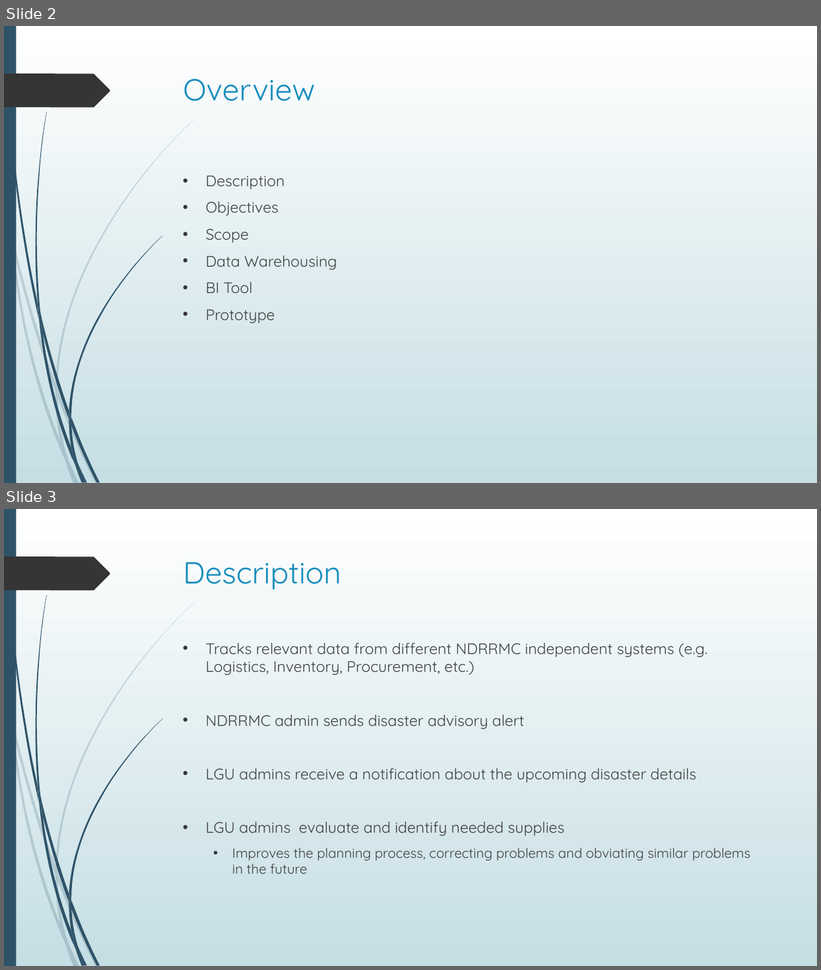
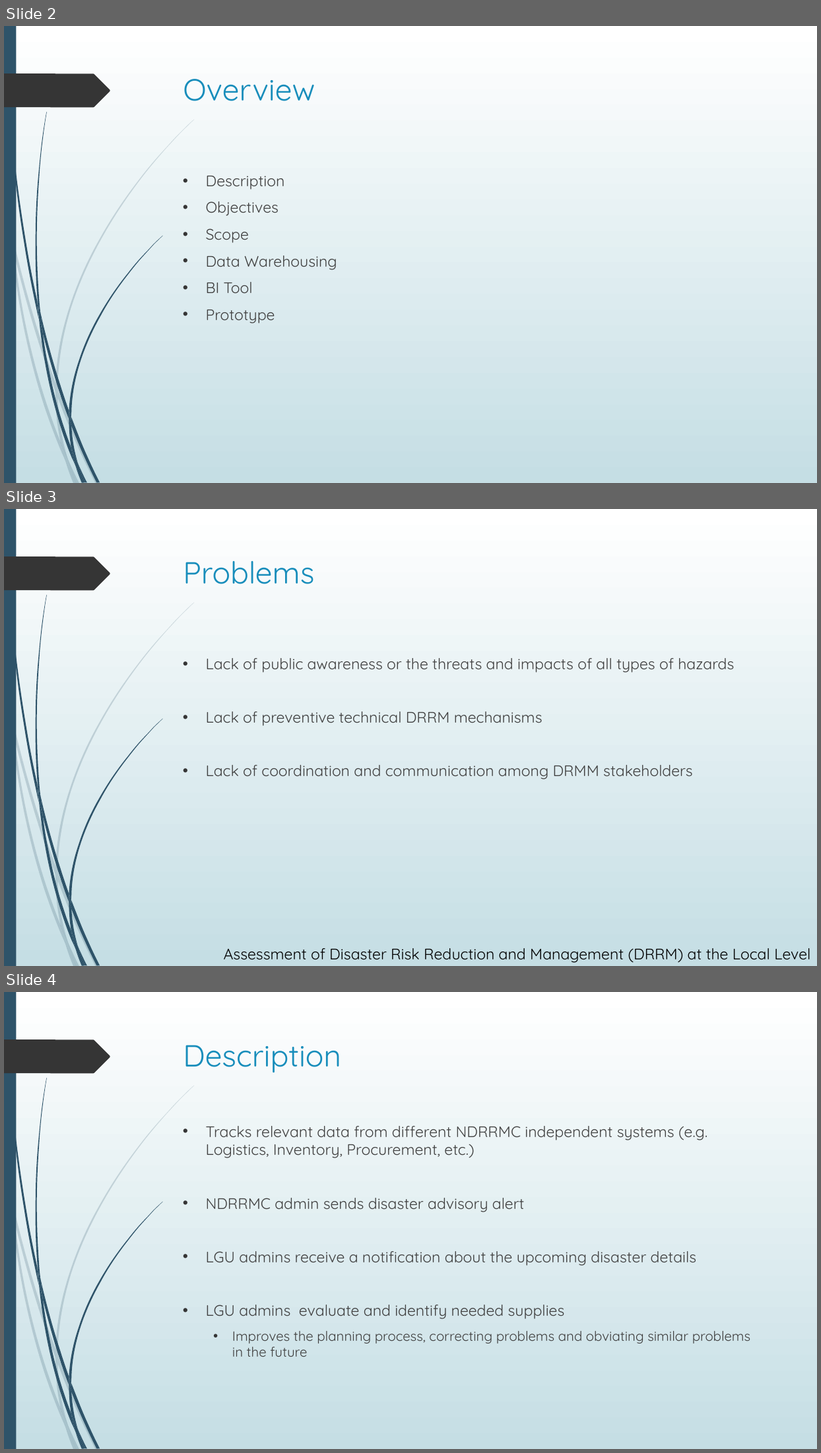
Before and after one commit to fghavoc/SOFTDEV-Monitoring-System, a slide deck: NDRRMC Monitoring Systemv2.pptx. Shown one above the other, each under a label of ours: slides 2 and 3 before the commit, slides 2, 3 and 4 after it. The pictures are 821x970 and 821x1453 pixels, drawn with LibreOffice and Linux fonts; fonts in the diff are those of the drawing. Boxes give left, top, right and bottom in pixels: in the first picture for what was removed or moved away, otherwise in the second. Text is boxed around its words. In the diff, an @@ line names an element or a change of style, - is before the commit and + after.

Commit message:
Updated ppt

```diff
--- a/NDRRMC Monitoring Systemv2.pptx
+++ b/NDRRMC Monitoring Systemv2.pptx
@@ slide 3 added at box(4, 509, 817, 966), background gradient #FFFFFF to #C5DEE5; not listed: 24 template elements that a slide beside it also shows @@
@@ title added at box(183, 561, 314, 584), 36 pt, text #178DBB @@
+Problems
@@ text added at box(206, 658, 734, 780), 18 pt, text #404040 @@
+• Lack of public awareness or the threats and impacts of all types of hazards
+• Lack of preventive technical DRRM mechanisms
+• Lack of coordination and communication among DRMM stakeholders
@@ text added at box(224, 949, 811, 963), 18 pt, text #000000 @@
+Assessment of Disaster Risk Reduction and Management (DRRM) at the Local Level
@@ what was slide 3 is now slide 4 @@
```
